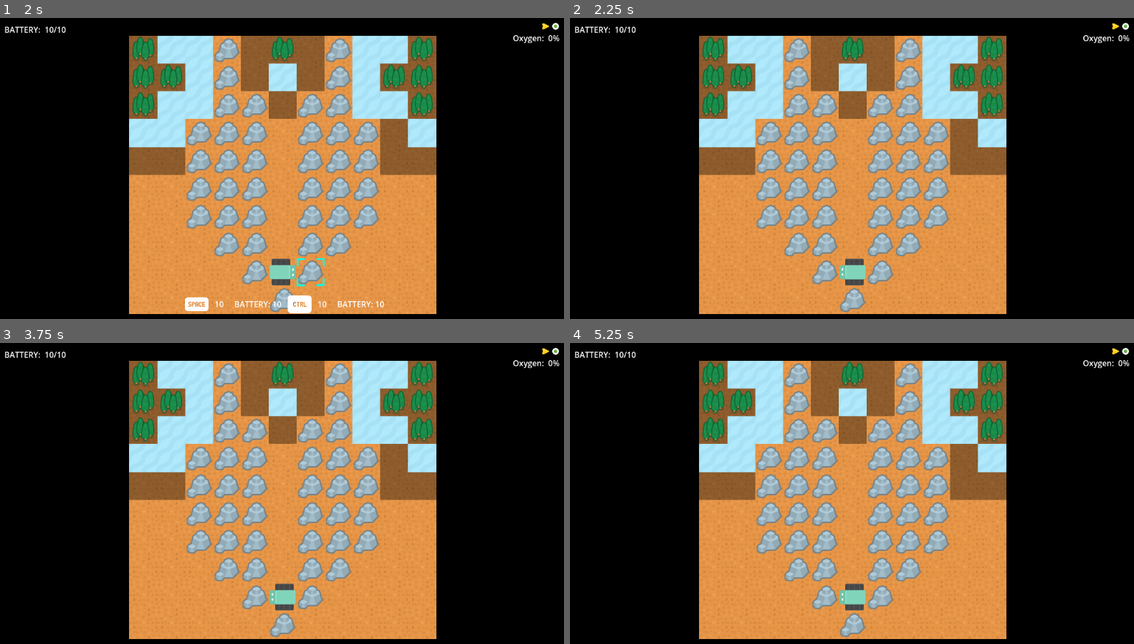
Above: before the commit, frames 1-4 (two rows, left to right).
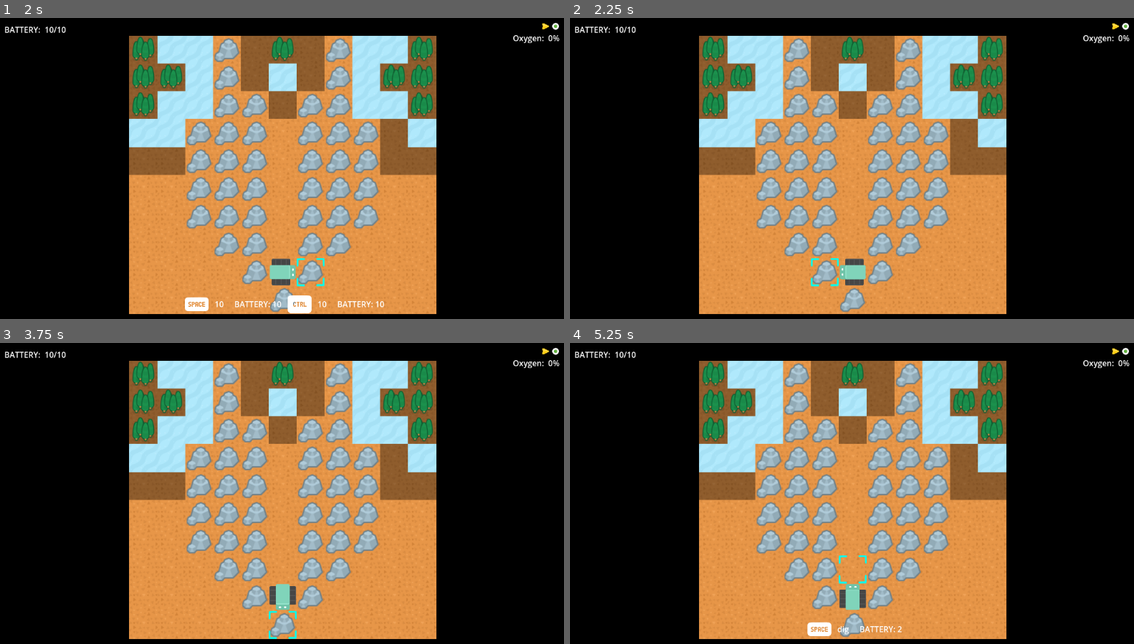
Above: after the commit, the same moments.

Repository: bardunbar/galway-game-jam-23
Game: Godot game, scene res://screens/main_menu/intro.tscn
Same seed, same stepped clock (60 frames per second), same inputs: the game is played once before the commit and once after it.
Inputs (mouse positions are in pixels of both pictures, inside the frame that each line leads up to):
- Up to frame 1 (2 s): tap Space (Action_1) at 0.5, 0.6, 1.25 s; move the mouse to (253, 237) at 0.52 s; hold Up (move_up) from 0.53 s (still down); click (253, 237) at 0.67 s; move the mouse to (141, 51) at 1.27 s; tap Ctrl (Action_2) at 1.35 s; click (141, 51) at 1.42 s
- Up to frame 2 (2.25 s): tap Enter at 2 s; move the mouse to (739, 51) at 2.02 s; release Up (move_up) at 2.03 s; press the mouse at (739, 51) at 2.03 s; hold Left (move_left) from 2.03 s (still down)
- Up to frame 3 (3.75 s): tap Space (Action_1) at 2.75, 2.85 s; move the mouse to (197, 376) at 2.77 s; release the mouse at (197, 376) at 2.78 s; click (197, 376) at 2.92 s; tap Enter at 3.5 s; move the mouse to (225, 376) at 3.52 s; release Left (move_left) at 3.53 s; hold Down (move_down) from 3.53 s (still down); tap Ctrl (Action_2) at 3.6 s; click (225, 376) at 3.67 s
- Up to frame 4 (5.25 s): tap Space (Action_1) at 4.25, 5.1 s; move the mouse to (823, 376) at 4.27 s; release Down (move_down) at 4.28 s; hold Right (move_right) 4.28-5.03 s; click (823, 376) at 4.35 s; move the mouse to (852, 376) at 5.02 s; hold Up (move_up) from 5.03 s (still down); click (852, 376) at 5.17 s

Frame 1 is identical in both runs. In frame 2, less than 0.1% of the frame differs, in the area x 42-48%, y 79-90%; in frame 3, 0.3%; in frame 4, 0.6%, in the area x 42-59%, y 70-98%.
Error before the commit: Invalid operands 'float' and 'Nil' in operator '*'. (res://screens/game/player.gd:170)

Commit message:
fixing build

Diff:
--- a/project/screens/game/game_scene.tscn
+++ b/project/screens/game/game_scene.tscn
@@ -23,9 +23,6 @@
 
 [node name="Player" parent="." instance=ExtResource("5_6vlqa")]
 position = Vector2(202, 146)
-movementSpeed = null
-rotationSpeed = null
-low_on_action_points_amount = null
 
 [node name="Camera2D" type="Camera2D" parent="."]
 position_smoothing_enabled = true
--- a/project/screens/game/game_script.gd
+++ b/project/screens/game/game_script.gd
@@ -27,7 +27,7 @@
 	else:
 		var first_level_name = TileGlobals.levels[0]
 		current_level = get_level_from_name(first_level_name)
-		setup_level(current_level)
+	setup_level(current_level)
 
 	# initialize player connections
 	player.connect("action_points_changed", _on_action_points_changed)
--- a/project/screens/game/player.gd
+++ b/project/screens/game/player.gd
@@ -66,6 +66,8 @@
 		set_faced_tile_highlight(true)
 
 func _process(delta: float) -> void:
+	if game == null:
+		return
 	if !game.playing:
 		return
 
